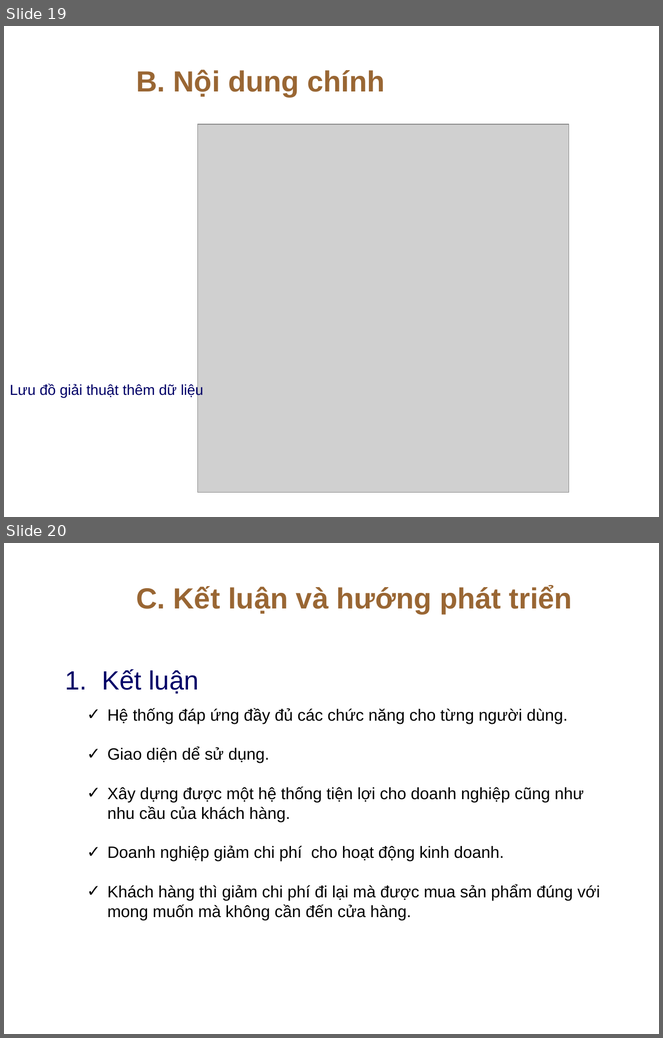
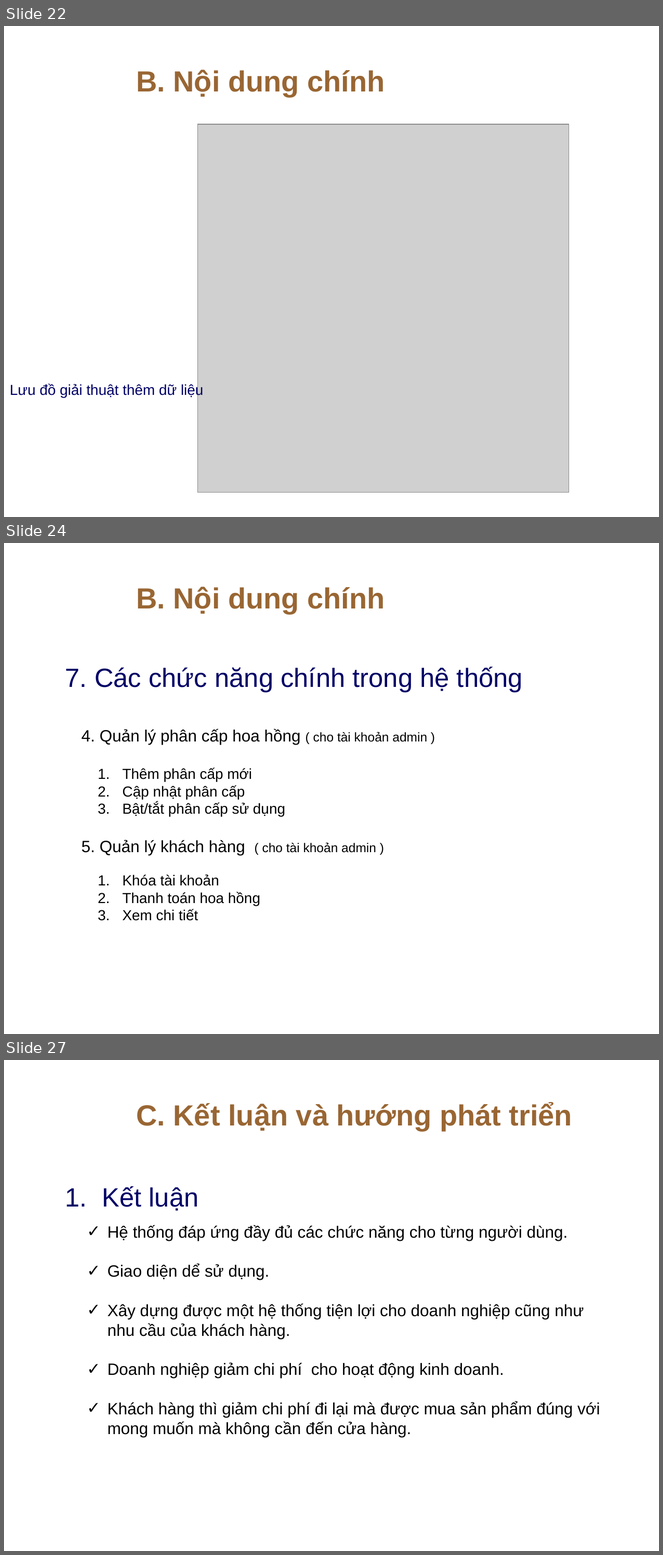
Before and after one commit to khanhpro1996ct/luanvanTN, a slide deck: SlideBaoCaoLVTN_NguyenQuocKhanh.pptx. Shown one above the other, each under a label of ours: slides 19 and 20 before the commit, slides 22, 24 and 27 after it; the slides between them are not shown. The pictures are 663x1038 and 663x1555 pixels, drawn with LibreOffice and Linux fonts; fonts in the diff are those of the drawing; grey boxes stand for pictures; background and template pictures are left out. Boxes give left, top, right and bottom in pixels: in the first picture for what was removed or moved away, otherwise in the second. Text is boxed around its words. In the diff, an @@ line names an element or a change of style, - is before the commit and + after.

```diff
--- a/SlideBaoCaoLVTN_NguyenQuocKhanh.pptx
+++ b/SlideBaoCaoLVTN_NguyenQuocKhanh.pptx
@@ slide 24 added at (4, 543, 659, 1034), background picture (left out) @@
@@ title added at (136, 587, 385, 614), 32 pt, text #996633, bold @@
+B. Nội dung chính
@@ text added at (65, 667, 523, 693), 29 pt, text #000066 @@
+7. Các chức năng chính trong hệ thống
@@ text added at (81, 729, 427, 745), 18 pt, text #000000 @@
+4. Quản lý phân cấp hoa hồng ( cho tài khoản admin )
@@ text added at (123, 768, 285, 817), 16 pt, text #000000 @@
+1. Thêm phân cấp mới
+2. Cập nhật phân cấp
+3. Bật/tắt phân cấp sử dụng
@@ text added at (81, 840, 376, 856), 14 pt, text #000000 @@
+5. Quản lý khách hàng ( cho tài khoản admin )
@@ text added at (123, 875, 260, 921), 16 pt, text #000000 @@
+1. Khóa tài khoản
+2. Thanh toán hoa hồng
+3. Xem chi tiết
@@ what was slide 19 is now slide 22 @@
@@ what was slide 20 is now slide 27 @@
```
Also in this commit, not shown: 3 slides changed, 6 other slides added, 30 other files.
